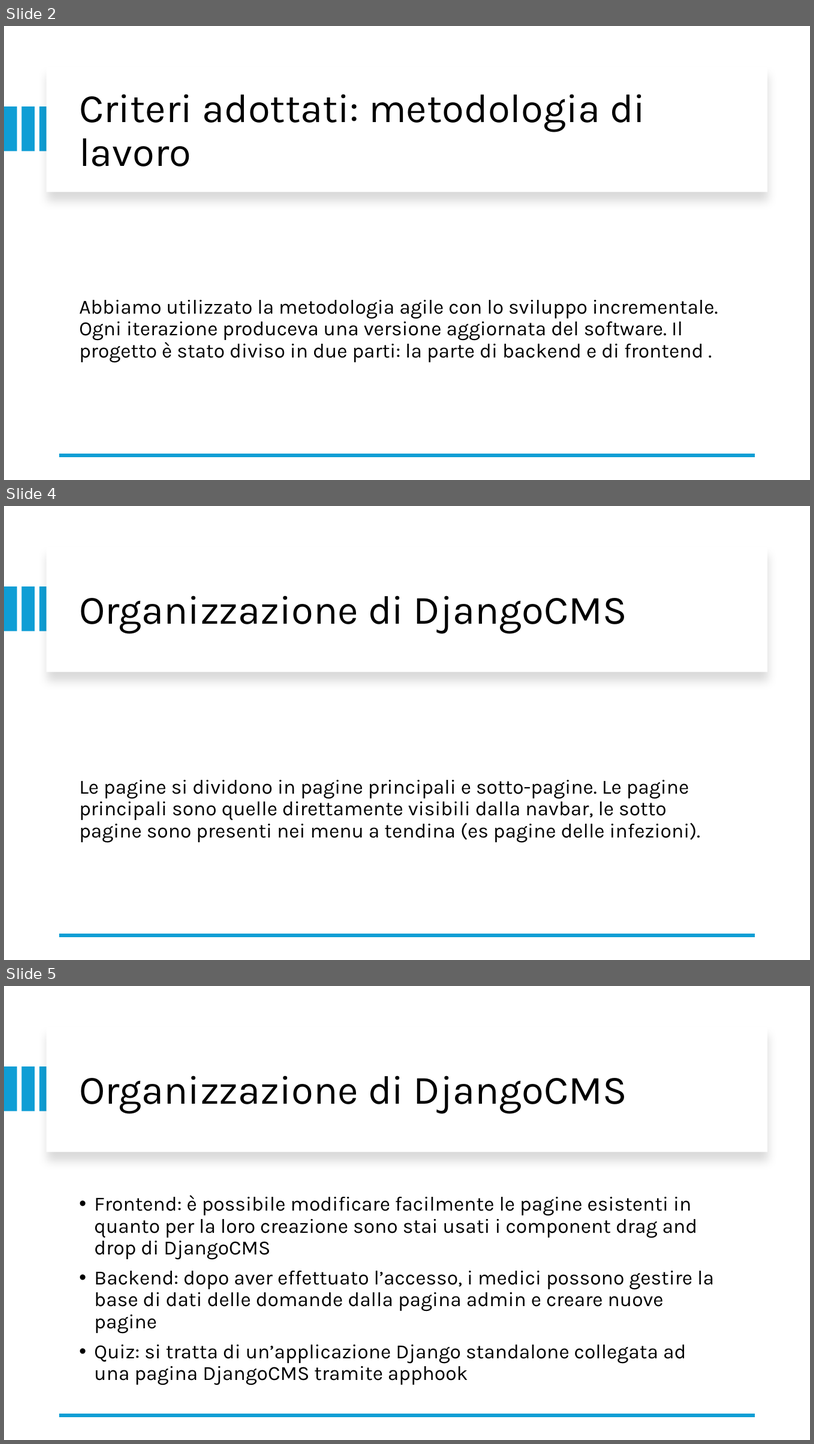
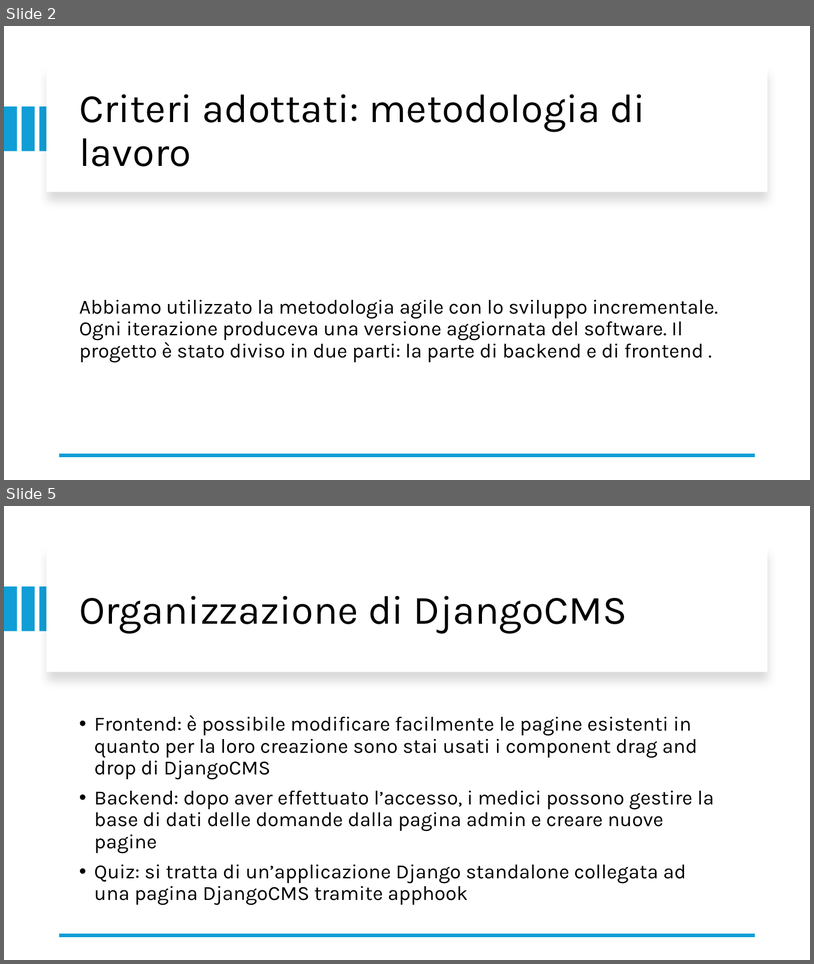
Before and after one commit to FarinaChristian/appDinamiche, a slide deck: slide.pptx. Shown one above the other, each under a label of ours: slides 2, 4 and 5 before the commit, slides 2 and 5 after it; the slides between them are not shown. The pictures are 814x1444 and 814x964 pixels, drawn with LibreOffice and Linux fonts; fonts in the diff are those of the drawing. Boxes give left, top, right and bottom in pixels: in the first picture for what was removed or moved away, otherwise in the second. Text is boxed around its words. In the diff, an @@ line names an element or a change of style, - is before the commit and + after.

```diff
--- a/slide.pptx
+++ b/slide.pptx
@@ slide 4 removed at (4, 506, 810, 960), background #FFFFFF @@
@@ rectangle removed at (47, 547, 768, 672) @@
@@ rectangle removed at (4, 586, 17, 631) @@
@@ rectangle removed at (21, 586, 34, 631) @@
@@ rectangle removed at (39, 586, 53, 631) @@
@@ title removed at (79, 595, 627, 634) @@
-Organizzazione di DjangoCMS
@@ text removed at (79, 780, 701, 842) @@
-Le pagine si dividono in pagine principali e sotto-pagine. Le pagine principali sono quelle direttamente visibili dalla navbar, le sotto pagine sono presenti nei menu a tendina (es pagine delle infezioni).
@@ line removed from (755, 935) to (60, 935) @@
```
Also in this commit, not shown: 5 slides changed.
